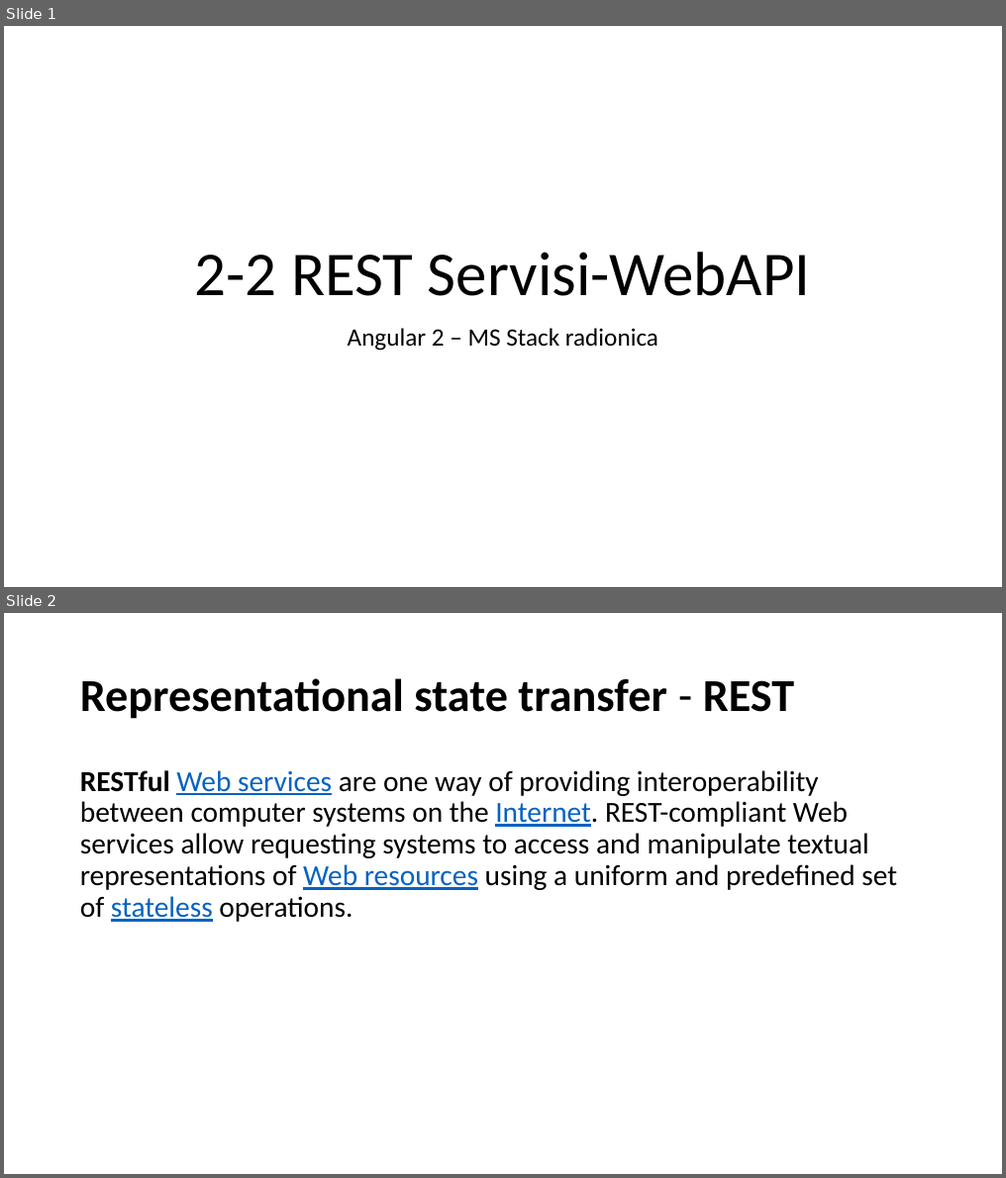
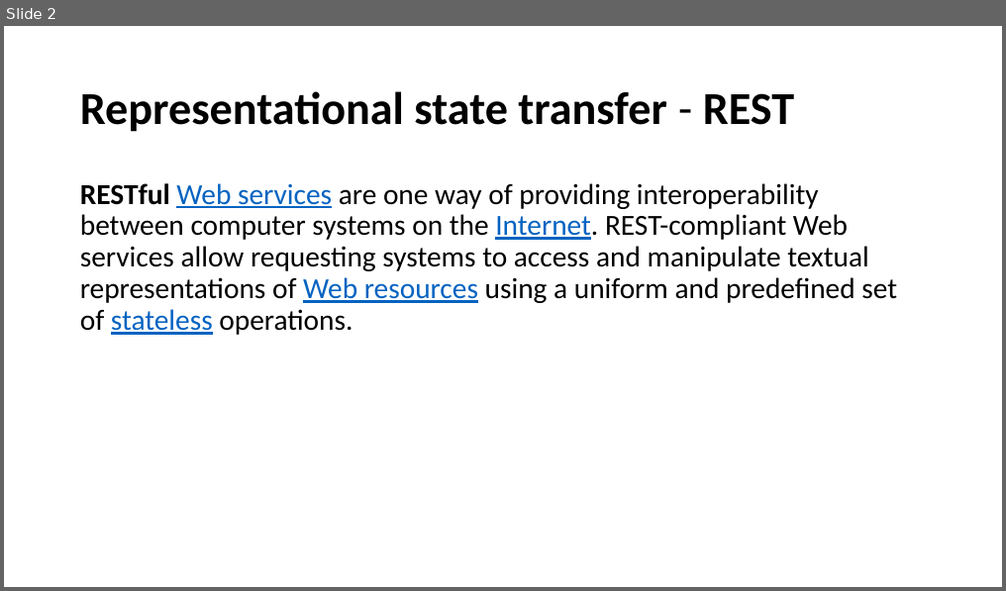
Before and after one commit to mmssniper/angular-workshop, a slide deck: prezentacije/WebAPI/2-1 REST Servisi-WebAPI.pptx. Shown one above the other, each under a label of ours: slides 1 and 2 before the commit, slide 2 after it. The pictures are 1006x1178 and 1006x591 pixels, drawn with LibreOffice and Linux fonts; fonts in the diff are those of the drawing. Boxes give left, top, right and bottom in pixels: in the first picture for what was removed or moved away, otherwise in the second. Text is boxed around its words. In the diff, an @@ line names an element or a change of style, - is before the commit and + after.

```diff
--- a/prezentacije/WebAPI/2-1 REST Servisi-WebAPI.pptx
+++ b/prezentacije/WebAPI/2-1 REST Servisi-WebAPI.pptx
@@ slide 1 removed at <box>4,26,1002,587</box>, background #FFFFFF @@
@@ title removed at <box>195,252,811,296</box> @@
-2-2 REST Servisi-WebAPI
@@ subtitle removed at <box>348,328,658,351</box> @@
-Angular 2 – MS Stack radionica
```
Also in this commit, not shown: 1 slide added, 1 other slide removed, 1 other file.
